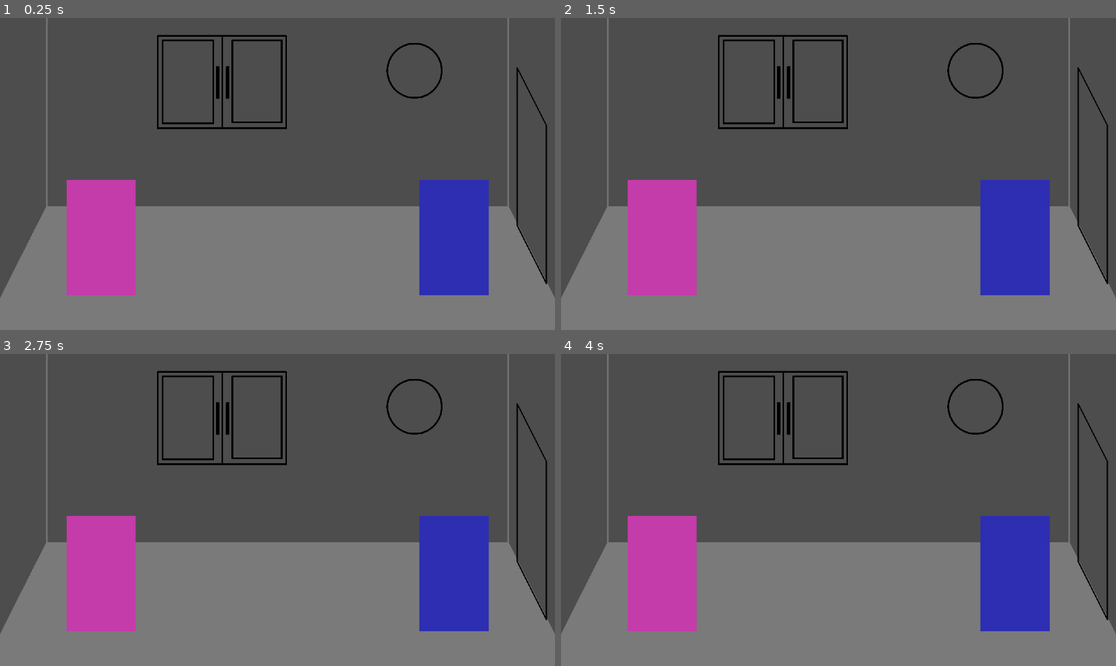
Above: before the commit, frames 1-4 (two rows, left to right).
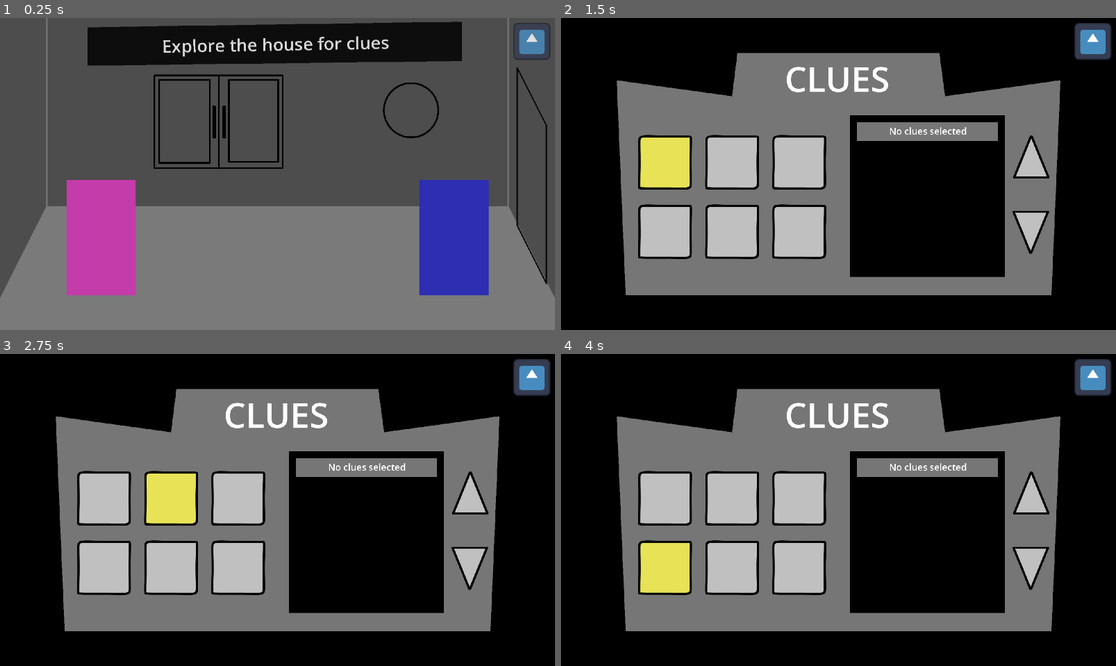
Above: after the commit, the same moments.

Repository: SaulMarrero/Unwild-Animal-Village
Game: Godot game, scene res://scenes/sheep_house.tscn
Two runs of this game, one before a commit and one after it. Both use one fixed random seed, a clock stepped at 60 frames per second and the inputs below. The project has no main scene, so this scene is started directly. The engine's default icon, where the game draws it, is replaced by a stand-in: a white triangle on a blue panel in a dark square.
Inputs (mouse positions are in pixels of both pictures, inside the frame that each line leads up to):
- Up to frame 1 (0.25 s): no input
- Up to frame 2 (1.5 s): click (1093, 39) at 0.52 s; click (666, 161) at 1.27 s
- Up to frame 3 (2.75 s): click (172, 497) at 2.02 s
- Up to frame 4 (4 s): click (799, 497) at 2.77 s; click (666, 569) at 3.52 s

The runs differ from the first frame. In frame 1, 10% of the frame differs, in the area x 15-100%, y 1-49%; in frame 2, 92%; in frame 3, 92%, in the area x 0-100%, y 0-100%; in frame 4, 92%.

Commit message:
Nuevas casas

Diff:
--- /dev/null
+++ b/scenes/frog_house.tscn
@@ -0,0 +1,294 @@
+[gd_scene format=3 uid="uid://bhgbvsaex5lk8"]
+
+[ext_resource type="Script" uid="uid://dnsg41gcoc3a" path="res://scripts/frog_house.gd" id="1_5w1ak"]
+[ext_resource type="Texture2D" uid="uid://djscdhinnlo7" path="res://sprites/frogHouse.png" id="1_lc48d"]
+[ext_resource type="Texture2D" uid="uid://dnhtko33w72gg" path="res://sprites/oinker.png" id="2_5w1ak"]
+[ext_resource type="Script" uid="uid://bw4woi8wfebk4" path="res://scripts/player.gd" id="3_mk1at"]
+[ext_resource type="Texture2D" uid="uid://deuhji0sifbct" path="res://sprites/player.png" id="4_iy15t"]
+[ext_resource type="Script" uid="uid://q056cg8hhcp" path="res://scripts/canvaslayer.gd" id="5_b3c3a"]
+[ext_resource type="Texture2D" uid="uid://l8w8cp1gbg70" path="res://sprites/Dialogos.png" id="6_kejpk"]
+[ext_resource type="Texture2D" uid="uid://3taaqc6wkxh0" path="res://sprites/oveja.png" id="7_d2vee"]
+[ext_resource type="Texture2D" uid="uid://cei12mx7axtlw" path="res://sprites/mission.png" id="8_aahfq"]
+[ext_resource type="Texture2D" uid="uid://cmpmn1esj04eg" path="res://sprites/clues.png" id="9_3c7id"]
+[ext_resource type="Script" uid="uid://4ithpfh4g4m1" path="res://scripts/clues_sprite.gd" id="10_qrlew"]
+[ext_resource type="Texture2D" uid="uid://bdnyr4wnj1ndt" path="res://sprites/next-back.png" id="11_c3m87"]
+[ext_resource type="Texture2D" uid="uid://b1gh7nyxv62cg" path="res://sprites/next-back2.png" id="12_terai"]
+[ext_resource type="Texture2D" uid="uid://dcvh1wyyjkmbm" path="res://sprites/clueBox.png" id="13_vd3r6"]
+[ext_resource type="Texture2D" uid="uid://ch5sy1c40yva5" path="res://sprites/clueBox2.png" id="14_lw6nk"]
+[ext_resource type="Texture2D" uid="uid://cjm2bchmg3qao" path="res://icon.svg" id="15_jnyuw"]
+
+[sub_resource type="RectangleShape2D" id="RectangleShape2D_ejnrt"]
+size = Vector2(573.5, 365)
+
+[sub_resource type="RectangleShape2D" id="RectangleShape2D_qbtqj"]
+size = Vector2(242.5, 470)
+
+[sub_resource type="RectangleShape2D" id="RectangleShape2D_judnq"]
+size = Vector2(427, 207.5)
+
+[sub_resource type="RectangleShape2D" id="RectangleShape2D_nhjbh"]
+size = Vector2(322, 480)
+
+[sub_resource type="RectangleShape2D" id="RectangleShape2D_fe4eb"]
+size = Vector2(60, 60)
+
+[sub_resource type="SpriteFrames" id="SpriteFrames_8geq3"]
+animations = [{
+"frames": [{
+"duration": 1.0,
+"texture": ExtResource("4_iy15t")
+}],
+"loop": false,
+"name": &"default",
+"speed": 5.0
+}]
+
+[sub_resource type="RectangleShape2D" id="RectangleShape2D_t14ql"]
+size = Vector2(27.5, 410)
+
+[node name="frogHouse" type="Node2D" unique_id=1570594152]
+script = ExtResource("1_5w1ak")
+
+[node name="Sprite2D" type="Sprite2D" parent="." unique_id=860798700]
+position = Vector2(960, 540)
+texture = ExtResource("1_lc48d")
+
+[node name="paintings" type="Area2D" parent="." unique_id=61653617]
+
+[node name="CollisionShape2D" type="CollisionShape2D" parent="paintings" unique_id=1953194894]
+position = Vector2(489.25, 197.5)
+shape = SubResource("RectangleShape2D_ejnrt")
+
+[node name="books" type="Area2D" parent="." unique_id=634986703]
+
+[node name="CollisionShape2D" type="CollisionShape2D" parent="books" unique_id=329938469]
+position = Vector2(958.75, 446.5)
+shape = SubResource("RectangleShape2D_qbtqj")
+
+[node name="mirror" type="Area2D" parent="." unique_id=1059202320]
+
+[node name="CollisionShape2D" type="CollisionShape2D" parent="mirror" unique_id=1841791714]
+position = Vector2(1341.5, 174.25)
+shape = SubResource("RectangleShape2D_judnq")
+
+[node name="frog" type="Area2D" parent="." unique_id=1593834421]
+position = Vector2(400, 760)
+
+[node name="Sprite2D" type="Sprite2D" parent="frog" unique_id=319142801]
+texture = ExtResource("2_5w1ak")
+
+[node name="CollisionShape2D" type="CollisionShape2D" parent="frog" unique_id=2121732141]
+position = Vector2(0, -8)
+shape = SubResource("RectangleShape2D_nhjbh")
+
+[node name="player" type="CharacterBody2D" parent="." unique_id=59681942]
+position = Vector2(2221, 760)
+script = ExtResource("3_mk1at")
+
+[node name="collision" type="CollisionShape2D" parent="player" unique_id=1430072888]
+position = Vector2(-650, 0)
+shape = SubResource("RectangleShape2D_fe4eb")
+
+[node name="animation" type="AnimatedSprite2D" parent="player" unique_id=744283234]
+position = Vector2(-650, 0)
+sprite_frames = SubResource("SpriteFrames_8geq3")
+
+[node name="camera" type="Camera2D" parent="player" unique_id=2034910183]
+position = Vector2(-1272, -220)
+limit_left = 0
+limit_right = 1920
+
+[node name="canvaslayer" type="CanvasLayer" parent="player" unique_id=2039057790]
+script = ExtResource("5_b3c3a")
+
+[node name="Marco" type="Sprite2D" parent="player/canvaslayer" unique_id=1492848576]
+position = Vector2(960, 540)
+texture = ExtResource("6_kejpk")
+
+[node name="characterSprite" type="Sprite2D" parent="player/canvaslayer" unique_id=1104103401]
+position = Vector2(1418, 494)
+texture = ExtResource("7_d2vee")
+
+[node name="labelName" type="Label" parent="player/canvaslayer" unique_id=1472907225]
+anchors_preset = -1
+anchor_left = -0.03270269
+anchor_top = 0.0030468977
+anchor_right = 0.04683447
+anchor_bottom = 0.0030468977
+offset_left = 313.0
+offset_top = 672.0
+offset_right = 590.0
+offset_bottom = 874.0
+rotation = -0.05235988
+theme_override_colors/font_color = Color(0, 0, 0, 1)
+theme_override_font_sizes/font_size = 60
+text = "Miss
+Sheep"
+horizontal_alignment = 1
+vertical_alignment = 1
+metadata/_edit_use_anchors_ = true
+
+[node name="labelText" type="Label" parent="player/canvaslayer" unique_id=1606537970]
+anchors_preset = -1
+anchor_right = 0.23177083
+anchor_bottom = 0.1421875
+offset_left = 312.0
+offset_top = 860.0
+offset_right = 1188.0
+offset_bottom = 929.0
+theme_override_font_sizes/font_size = 42
+text = "\"My briefcase! My beloved work briefcase... That's where I keep documents about construction projects, events, and lots of other things!\""
+autowrap_mode = 2
+metadata/_edit_use_anchors_ = true
+
+[node name="StaticBody2D" type="StaticBody2D" parent="player/canvaslayer" unique_id=1274643077]
+
+[node name="CollisionShape2D" type="CollisionShape2D" parent="player/canvaslayer/StaticBody2D" unique_id=1739031431]
+position = Vector2(1650, 867)
+shape = SubResource("RectangleShape2D_t14ql")
+
+[node name="CollisionShape2D2" type="CollisionShape2D" parent="player/canvaslayer/StaticBody2D" unique_id=1410187703]
+position = Vector2(266, 861)
+shape = SubResource("RectangleShape2D_t14ql")
+
+[node name="next" type="Sprite2D" parent="player/canvaslayer" unique_id=477502368]
+position = Vector2(950, 92)
+texture = ExtResource("8_aahfq")
+
+[node name="Label" type="Label" parent="player/canvaslayer/next" unique_id=2025592850]
+offset_left = -630.28546
+offset_top = -32.414455
+offset_right = 637.5429
+offset_bottom = 50.585545
+rotation = -0.017453292
+theme_override_font_sizes/font_size = 60
+text = "Explore the house for clues"
+horizontal_alignment = 1
+vertical_alignment = 1
+autowrap_mode = 3
+
+[node name="cluesBlocker" type="Control" parent="player/canvaslayer" unique_id=528414729]
+visible = false
+layout_mode = 3
+anchors_preset = 15
+anchor_right = 1.0
+anchor_bottom = 1.0
+grow_horizontal = 2
+grow_vertical = 2
+
+[node name="cluesSprite" type="Sprite2D" parent="player/canvaslayer" unique_id=1613881756]
+visible = false
+position = Vector2(960, 540)
+texture = ExtResource("9_3c7id")
+script = ExtResource("10_qrlew")
+
+[node name="Label" type="Label" parent="player/canvaslayer/cluesSprite" unique_id=1523354967]
+offset_left = -186.0
+offset_top = -413.0
+offset_right = 177.0
+offset_bottom = -248.0
+theme_override_font_sizes/font_size = 120
+text = "CLUES"
+horizontal_alignment = 1
+vertical_alignment = 1
+
+[node name="back" type="TextureButton" parent="player/canvaslayer/cluesSprite" unique_id=1783204225]
+offset_left = 597.0
+offset_top = -140.0
+offset_right = 745.0
+offset_bottom = 68.0
+texture_normal = ExtResource("11_c3m87")
+texture_hover = ExtResource("12_terai")
+
+[node name="next" type="TextureButton" parent="player/canvaslayer/cluesSprite" unique_id=1823835695]
+offset_left = 735.0
+offset_top = 283.0
+offset_right = 883.0
+offset_bottom = 491.0
+rotation = 3.1415927
+texture_normal = ExtResource("11_c3m87")
+texture_hover = ExtResource("12_terai")
+
+[node name="ClueName" type="Label" parent="player/canvaslayer/cluesSprite" unique_id=2114854017]
+offset_left = 68.0
+offset_top = -180.0
+offset_right = 552.0
+offset_bottom = -117.0
+theme_override_font_sizes/font_size = 32
+text = "No clues selected"
+horizontal_alignment = 1
+vertical_alignment = 1
+
+[node name="ClueText" type="Label" parent="player/canvaslayer/cluesSprite" unique_id=154995704]
+offset_left = 76.0
+offset_top = -104.0
+offset_right = 538.0
+offset_bottom = 345.0
+theme_override_font_sizes/font_size = 40
+horizontal_alignment = 1
+vertical_alignment = 1
+autowrap_mode = 3
+
+[node name="tb1" type="TextureButton" parent="player/canvaslayer/cluesSprite" unique_id=847666294]
+offset_left = -700.0
+offset_top = -140.0
+offset_right = -520.0
+offset_bottom = 40.0
+texture_normal = ExtResource("13_vd3r6")
+texture_hover = ExtResource("14_lw6nk")
+stretch_mode = 3
+
+[node name="tb2" type="TextureButton" parent="player/canvaslayer/cluesSprite" unique_id=2109648184]
+offset_left = -468.0
+offset_top = -140.0
+offset_right = -288.0
+offset_bottom = 40.0
+texture_normal = ExtResource("13_vd3r6")
+texture_hover = ExtResource("14_lw6nk")
+stretch_mode = 3
+
+[node name="tb3" type="TextureButton" parent="player/canvaslayer/cluesSprite" unique_id=1007795823]
+offset_left = -236.0
+offset_top = -140.0
+offset_right = -56.0
+offset_bottom = 40.0
+texture_normal = ExtResource("13_vd3r6")
+texture_hover = ExtResource("14_lw6nk")
+stretch_mode = 3
+
+[node name="tb4" type="TextureButton" parent="player/canvaslayer/cluesSprite" unique_id=2038990543]
+offset_left = -700.0
+offset_top = 100.0
+offset_right = -520.0
+offset_bottom = 280.0
+texture_normal = ExtResource("13_vd3r6")
+texture_hover = ExtResource("14_lw6nk")
+stretch_mode = 3
+
+[node name="tb5" type="TextureButton" parent="player/canvaslayer/cluesSprite" unique_id=355065239]
+offset_left = -468.0
+offset_top = 100.0
+offset_right = -288.0
+offset_bottom = 280.0
+texture_normal = ExtResource("13_vd3r6")
+texture_hover = ExtResource("14_lw6nk")
+stretch_mode = 3
+
+[node name="tb6" type="TextureButton" parent="player/canvaslayer/cluesSprite" unique_id=1511664069]
+offset_left = -236.0
+offset_top = 100.0
+offset_right = -56.0
+offset_bottom = 280.0
+texture_normal = ExtResource("13_vd3r6")
+texture_hover = ExtResource("14_lw6nk")
+stretch_mode = 3
+
+[node name="clues" type="Button" parent="player/canvaslayer" unique_id=1199805375]
+offset_left = 1772.0
+offset_top = 13.0
+offset_right = 1908.0
+offset_bottom = 149.0
+icon = ExtResource("15_jnyuw")
+flat = true
+
+[connection signal="pressed" from="player/canvaslayer/clues" to="player/canvaslayer" method="_on_clues_pressed"]
--- a/scenes/sheep_house.tscn
+++ b/scenes/sheep_house.tscn
@@ -17,17 +17,6 @@
 [ext_resource type="Texture2D" uid="uid://cjm2bchmg3qao" path="res://icon.svg" id="14_jinbj"]
 [ext_resource type="Texture2D" uid="uid://dnhtko33w72gg" path="res://sprites/oinker.png" id="16_6ffdd"]
 
-[sub_resource type="SpriteFrames" id="SpriteFrames_tbnm4"]
-animations = [{
-"frames": [{
-"duration": 1.0,
-"texture": ExtResource("16_6ffdd")
-}],
-"loop": true,
-"name": &"default",
-"speed": 5.0
-}]
-
 [sub_resource type="RectangleShape2D" id="RectangleShape2D_tlxup"]
 size = Vector2(240, 400)
 
@@ -49,7 +38,7 @@
 size = Vector2(27.5, 410)
 
 [sub_resource type="RectangleShape2D" id="RectangleShape2D_6ffdd"]
-size = Vector2(553, 418)
+size = Vector2(542, 418)
 
 [sub_resource type="CircleShape2D" id="CircleShape2D_tbnm4"]
 radius = 141.76741
@@ -64,8 +53,8 @@
 [node name="missSheep" type="Area2D" parent="." unique_id=1260924742]
 position = Vector2(350, 760)
 
-[node name="AnimatedSprite2D" type="AnimatedSprite2D" parent="missSheep" unique_id=1425532441]
-sprite_frames = SubResource("SpriteFrames_tbnm4")
+[node name="AnimatedSprite2D" type="Sprite2D" parent="missSheep" unique_id=473141074]
+texture = ExtResource("16_6ffdd")
 
 [node name="CollisionShape2D" type="CollisionShape2D" parent="missSheep" unique_id=1387379038]
 shape = SubResource("RectangleShape2D_tlxup")
@@ -88,7 +77,6 @@
 limit_right = 1920
 
 [node name="canvaslayer" type="CanvasLayer" parent="player" unique_id=661726006]
-visible = false
 script = ExtResource("4_tbnm4")
 
 [node name="Marco" type="Sprite2D" parent="player/canvaslayer" unique_id=2017228495]
@@ -284,13 +272,13 @@
 [node name="clock" type="Area2D" parent="." unique_id=1670644714]
 
 [node name="CollisionShape2D" type="CollisionShape2D" parent="clock" unique_id=1716259483]
-position = Vector2(767.5, 217)
+position = Vector2(761, 358)
 shape = SubResource("RectangleShape2D_6ffdd")
 
 [node name="window" type="Area2D" parent="." unique_id=1205542438]
 
 [node name="CollisionShape2D" type="CollisionShape2D" parent="window" unique_id=1459858891]
-position = Vector2(1437, 185)
+position = Vector2(1424, 320)
 shape = SubResource("CircleShape2D_tbnm4")
 
 [connection signal="pressed" from="player/canvaslayer/clues" to="player/canvaslayer" method="_on_clues_pressed"]
--- /dev/null
+++ b/scripts/frog_house.gd
@@ -0,0 +1,6 @@
+extends Node2D
+
+@onready var canvaslayer = $player/canvaslayer
+
+func _ready() -> void:
+	canvaslayer.show_next()
Not shown, added: scripts/frog_house.gd.uid
Binary file added: sprites/frogHouse.png
Not shown, added: sprites/frogHouse.png.import
Binary file added: sprites/hospital1.png
Not shown, added: sprites/hospital1.png.import
Binary file changed: sprites/sheepHouse.png
